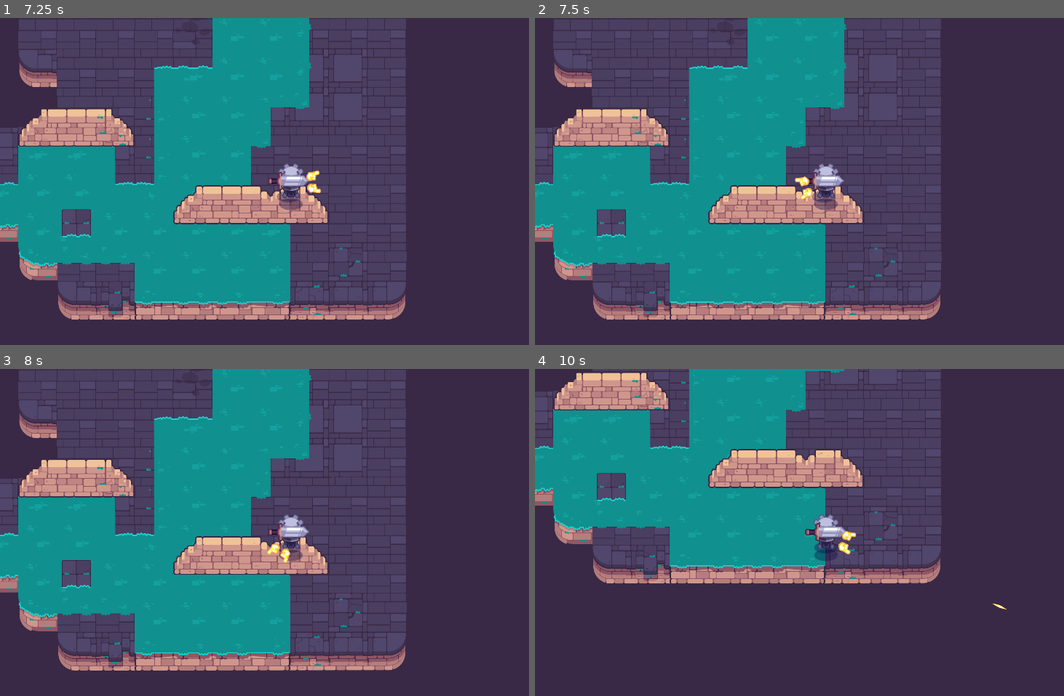
Above: before the commit, frames 1-4 (two rows, left to right).
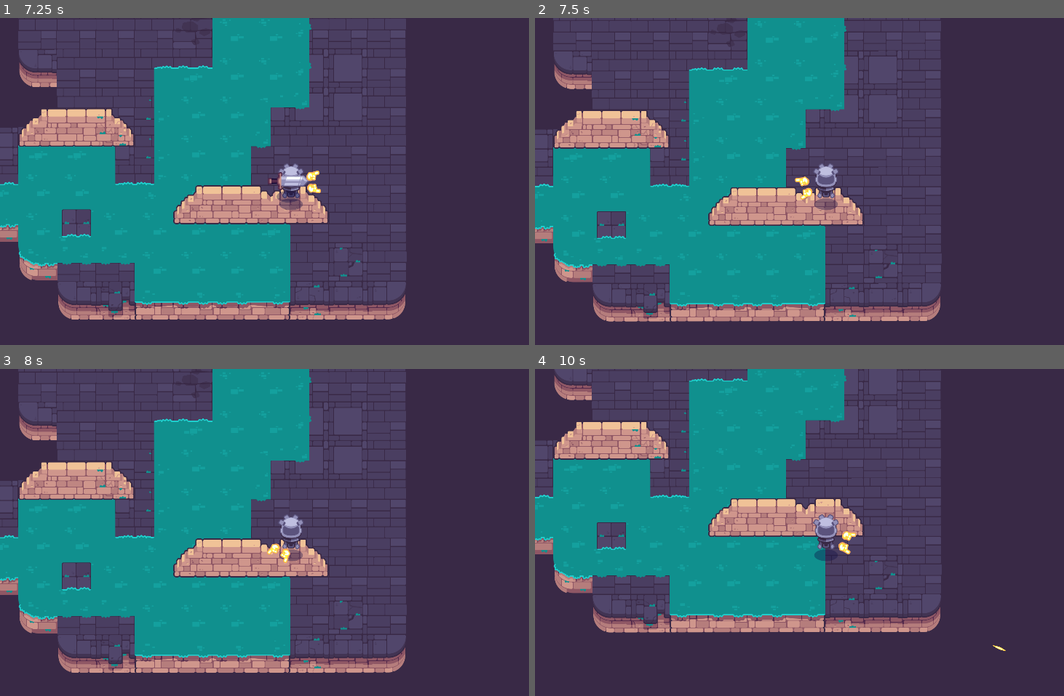
Above: after the commit, the same moments.

Repository: monkeytickler812/Path-of-Sorcerers
Game: Godot game, scene res://test_room.tscn
Same seed, same stepped clock (60 frames per second), same inputs: the game is played once before the commit and once after it. The project has no main scene, so this scene is started directly.
Inputs (mouse positions are in pixels of both pictures, inside the frame that each line leads up to):
- Up to frame 1 (7.25 s): tap Enter at 0.5 s; move the mouse to (417, 165) at 0.52 s; hold D (right) 0.53-1.25 s; click (417, 165) at 0.6 s; tap Space at 0.77, 3.77, 6.77 s; drag from (174, 197) to (523, 129) at 1.27 s; move the mouse to (349, 109) at 2.02 s; hold D (right) 2.03-2.75 s; click (349, 109) at 2.1 s; drag from (264, 246) to (116, 132) at 2.77 s; move the mouse to (465, 230) at 3.52 s; hold A (left) 3.53-4.25 s; click (465, 230) at 3.6 s; drag from (116, 132) to (312, 181) at 4.27 s; move the mouse to (322, 181) at 5.02 s; hold S (down) 5.03-5.75 s; click (322, 181) at 5.1 s; drag from (206, 99) to (174, 197) at 5.77 s; move the mouse to (417, 165) at 6.52 s; hold W (up) from 6.53 s (still down); click (417, 165) at 6.6 s
- Up to frame 2 (7.5 s): release W (up) at 7.25 s; tap Space at 7.25 s; drag from (709, 197) to (799, 246) at 7.27 s
- Up to frame 3 (8 s): no input
- Up to frame 4 (10 s): move the mouse to (884, 460) at 8.02 s; hold S (down) 8.03-8.75 s; click (884, 460) at 8.1 s; drag from (799, 597) to (651, 483) at 8.77 s; move the mouse to (1000, 581) at 9.52 s; hold W (up) from 9.53 s (still down); click (1000, 581) at 9.6 s; tap Space at 9.77 s

Frame 1 is identical in both runs. In frame 2, 8.0% of the frame differs, in the area x 0-77%, y 0-93%; in frame 3, 8.9%; in frame 4, 33%, in the area x 0-90%, y 0-87%.

Commit message:
L9 dealing damage

Diff:
--- a/M10.twin_stick_workbook/mob.gd
+++ b/M10.twin_stick_workbook/mob.gd
@@ -1,6 +1,6 @@
 class_name Mob extends CharacterBody2D
 
-
+@export var health := 3
 @export var SPEED := 600.0
 @export var acceleration := 450.0
 @export var drag_factor := 1.5
@@ -31,3 +31,8 @@
 
 func get_global_player_position() -> Vector2:
 	return get_tree().root.get_node("Test/Player").global_position
+
+func take_damage():
+	health -= 1
+	if health == 0:
+		queue_free()
